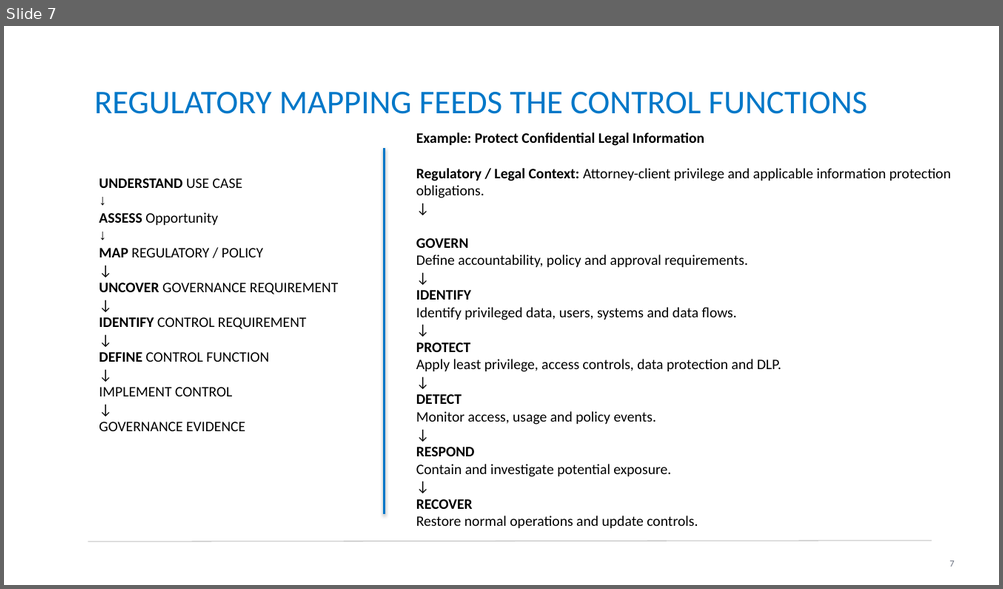
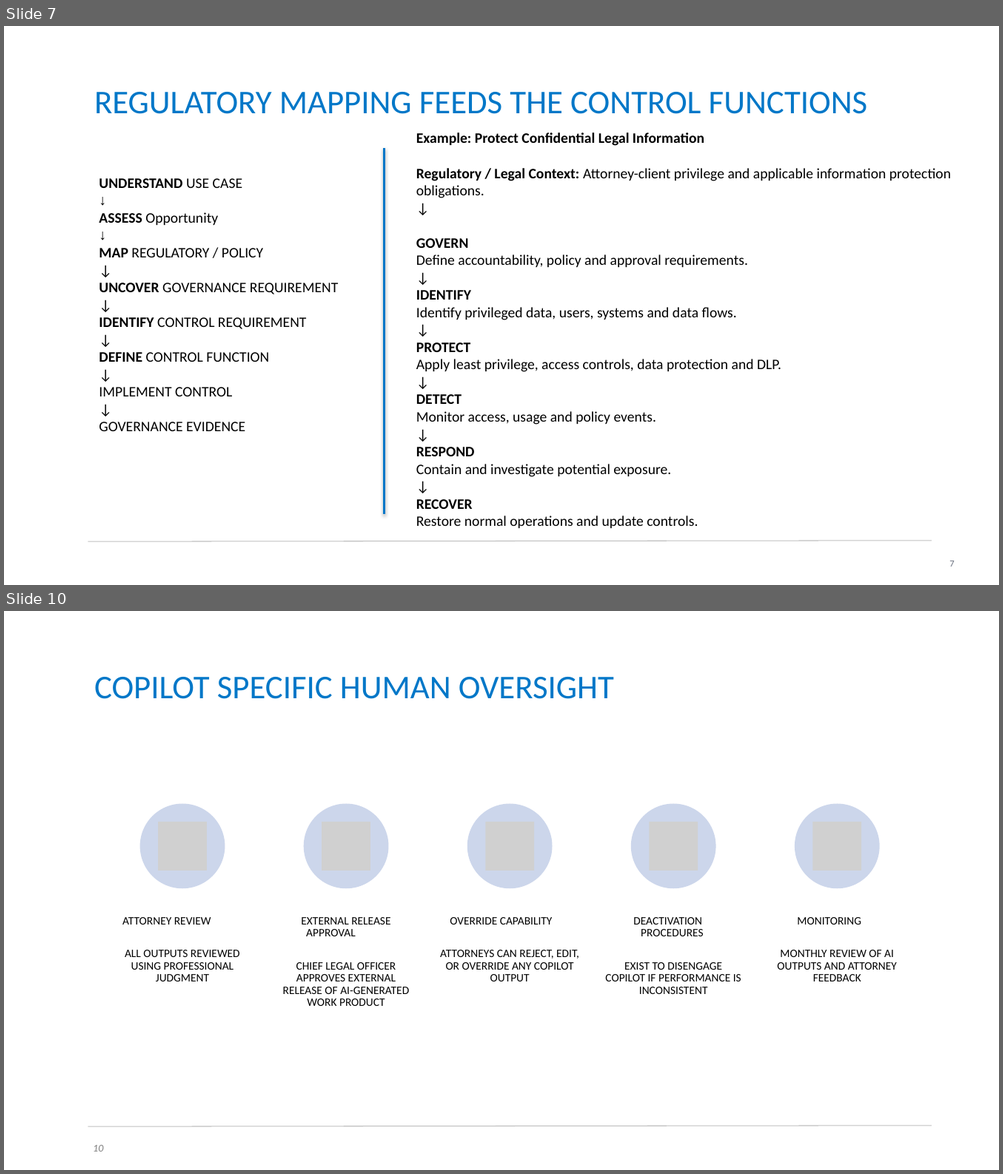
Before and after one commit to gauthiii/bhuc, a slide deck: Workshop_09_24.pptx. Shown one above the other, each under a label of ours: slide 7 before the commit, slides 7 and 10 after it; the slides between them are not shown. The pictures are 1003x589 and 1003x1174 pixels, drawn with LibreOffice and Linux fonts; fonts in the diff are those of the drawing; grey boxes stand for pictures. Boxes give left, top, right and bottom in pixels: in the first picture for what was removed or moved away, otherwise in the second. Text is boxed around its words. In the diff, an @@ line names an element or a change of style, - is before the commit and + after.

```diff
--- a/Workshop_09_24.pptx
+++ b/Workshop_09_24.pptx
@@ slide 10 added at (4,611,999,1170), background #FFFFFF; not listed: 1 template element that a slide beside it also shows @@
@@ title added at (94,677,614,699), 32 pt, text #0077C8 @@
+COPILOT SPECIFIC HUMAN OVERSIGHT
@@ group added at (122,803,896,1006): 5 ellipses, 5 pictures, 5 texts @@
+ATTORNEY REVIEW
+ALL OUTPUTS REVIEWED USING PROFESSIONAL JUDGMENT
+EXTERNAL RELEASE APPROVAL
+CHIEF LEGAL OFFICER APPROVES EXTERNAL RELEASE OF AI-GENERATED WORK PRODUCT
+OVERRIDE CAPABILITY
+ATTORNEYS CAN REJECT, EDIT, OR OVERRIDE ANY COPILOT OUTPUT
+DEACTIVATION PROCEDURES
+EXIST TO DISENGAGE COPILOT IF PERFORMANCE IS INCONSISTENT
+MONITORING
+MONTHLY REVIEW OF AI OUTPUTS AND ATTORNEY FEEDBACK
@@ page number added at (93,1145,103,1152), 10 pt, text #808080, italic @@
+10
```
Also in this commit, not shown: 8 slides changed, 11 other slides added, 1 slide removed, 3 other files.
